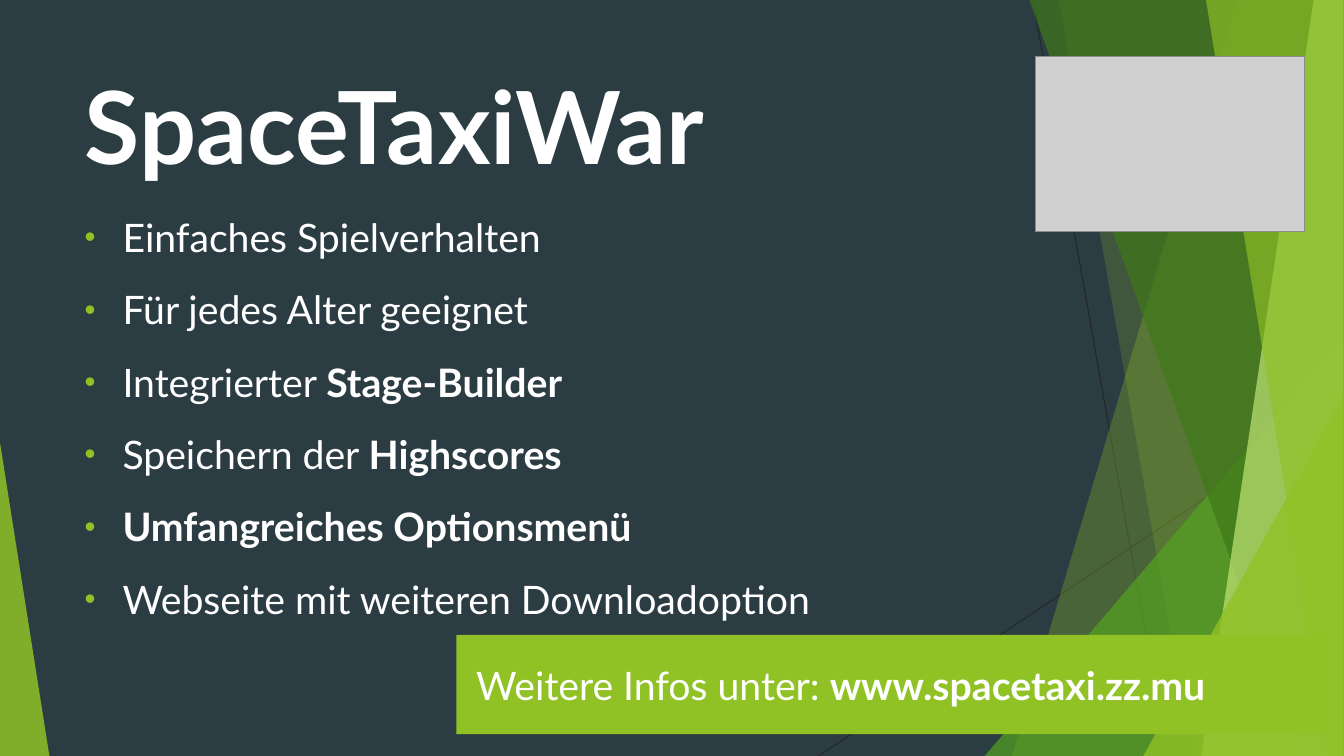
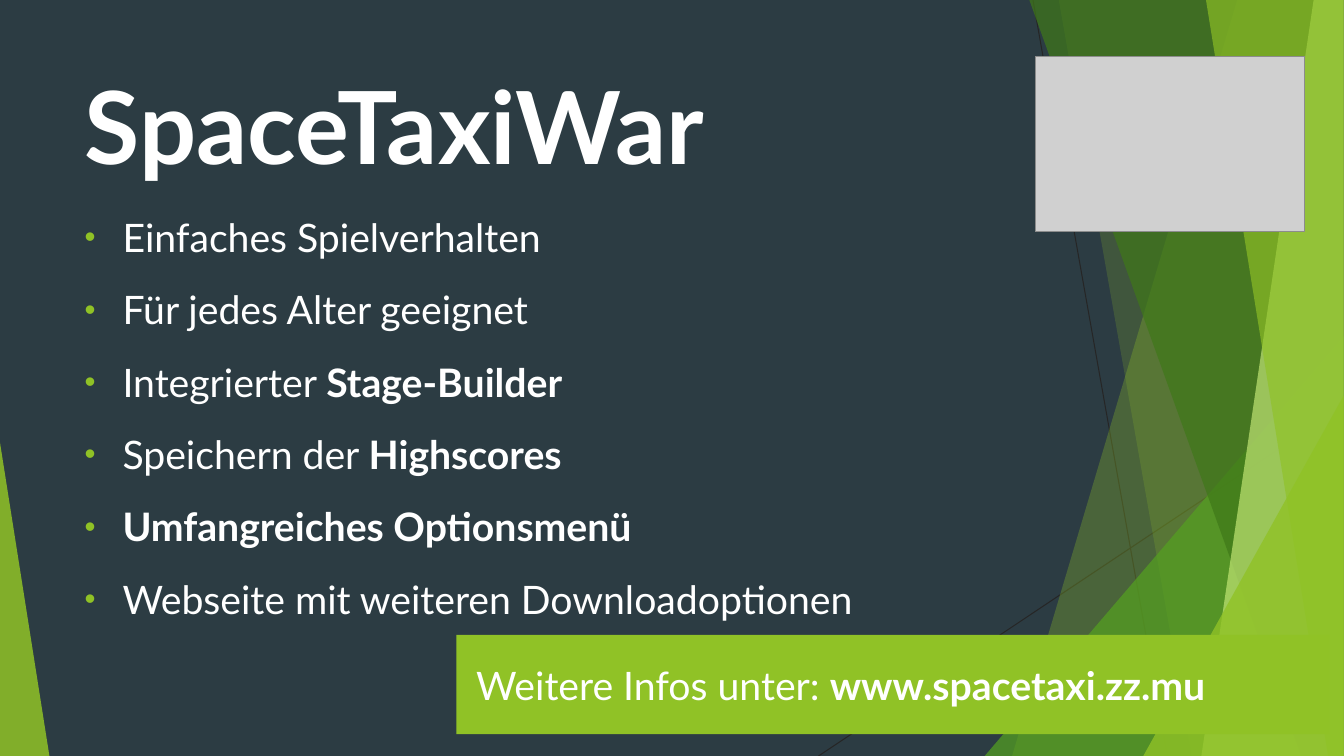
Before and after one commit to mfws412aja/SpaceTaxiWar, a slide deck: slide 1 of Pitch Slide.pptx. Drawn at 1344x756 pixels with LibreOffice and Linux fonts; fonts in the diff are those of the drawing; grey boxes stand for pictures; background and template pictures are left out. Boxes give left, top, right and bottom in pixels: in the first picture for what was removed or moved away, otherwise in the second. Text is boxed around its words. In the diff, an @@ line names an element or a change of style, - is before the commit and + after.

```diff
--- a/Pitch Slide.pptx
+++ b/Pitch Slide.pptx
@@ text at (x1=123, y1=585, x2=853, y2=621): text changed @@
-• Webseite mit weiteren Downloadoption
+• Webseite mit weiteren Downloadoptionen
```
Also in this commit, not shown: 1 other file.
